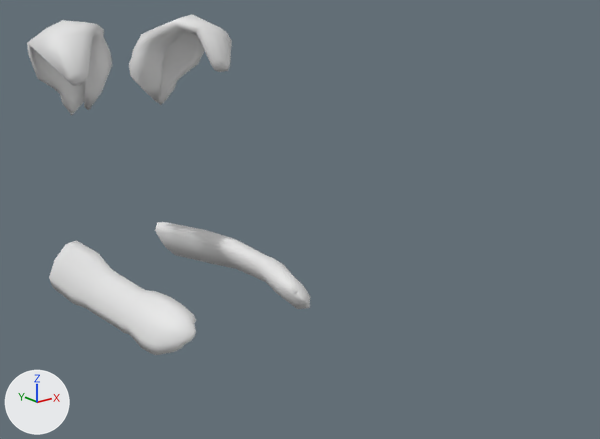
An edit to the FBX model Assets/Models/Art Assets/Bunny/model/bunny.fbx, drawn before and after from the same camera.
Before and after are seen from a camera (50 mm lens) standing at (-0.707, -1.478, 0.869) and looking at (0.029, -0.558, 0.501). Every picture has the same lights, and +X, +Y and +Z are marked at lower left. Where no turn or scale is listed for an object, it has been applied to the vertices.

In view in the first picture: 'ears'.
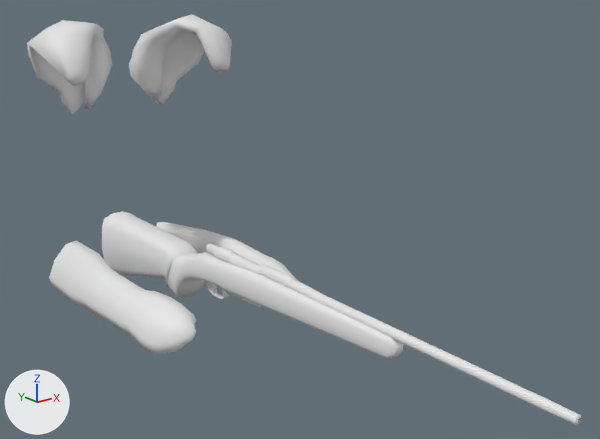
Where the newer file only moved an object's origin or applied its transform, the numbers keep the older frame.

Pixel boxes [x1, y1, x2, y2] of what changed, in the pictures (600 x 439 px):
'geweer', added
    after: [102, 212, 581, 425]

The change, as a list of edits to the scene's bpy script:
```text
Add me_plane_001:
    me_plane_001.from_pydata(...)  # 672 vertices, 682 faces; spans x -0.111..0.037, y -1.061..-0.011, z 0.259..0.421
Add ob_geweer:
    ob_geweer = bpy.data.objects.new('geweer', me_plane_001)
    ob_geweer.location = (0.0, 0.0, 0.0)
```
